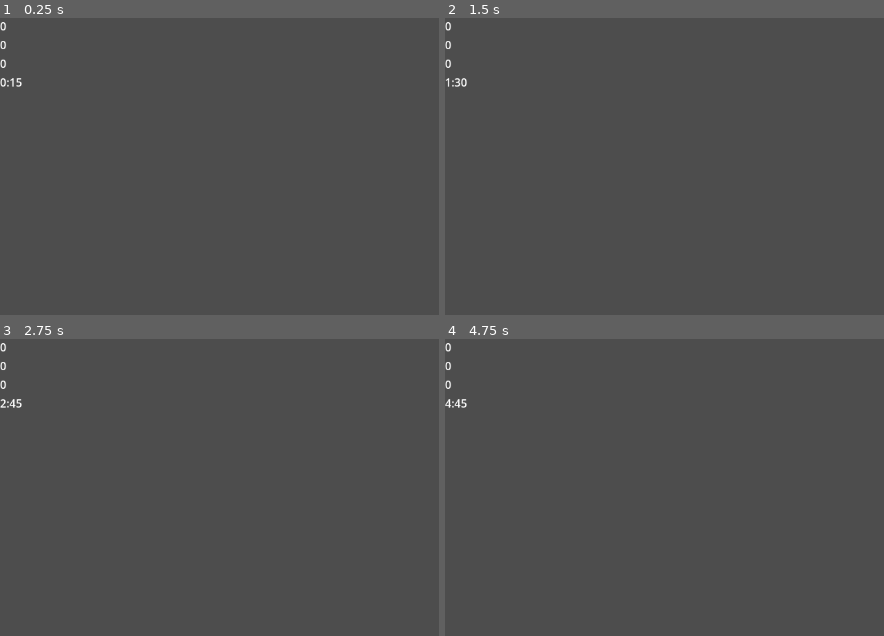
Above: before the commit, frames 1-4 (two rows, left to right).
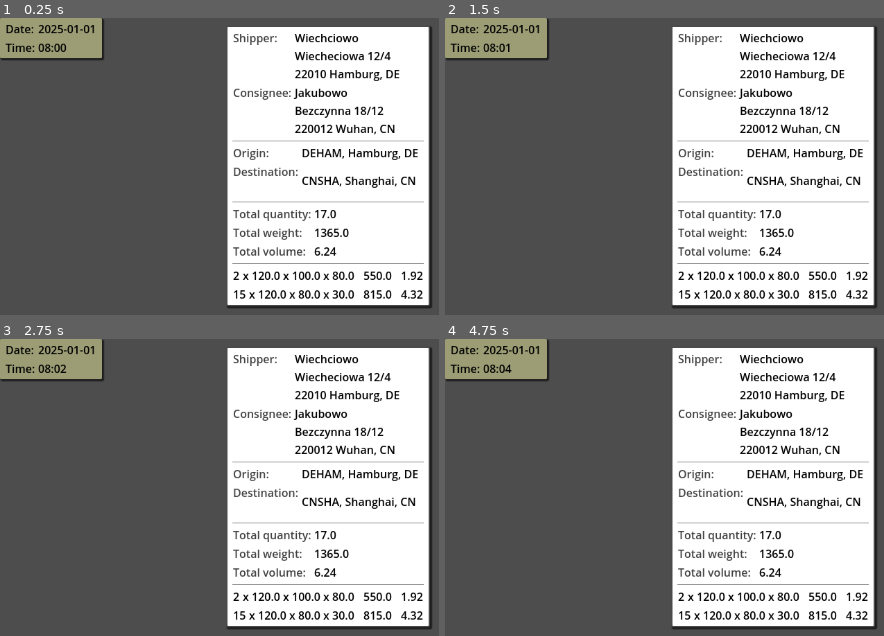
Above: after the commit, the same moments.

Repository: Wiechciu/eta-unknown
Game: Godot game, scene res://scenes/main_scene.tscn
Same seed, same stepped clock (60 frames per second), same inputs: the game is played once before the commit and once after it.
Inputs:
- Up to frame 1 (0.25 s): no input
- Up to frame 2 (1.5 s): tap Enter at 0.5 s; tap Space at 1.25 s
- Up to frame 3 (2.75 s): tap Enter at 2 s
- Up to frame 4 (4.75 s): tap Space at 2.75, 4.25 s; tap Enter at 3.5 s

The runs differ from the first frame. In frame 1, 46% of the frame differs, in the area x 0-99%, y 0-98%; in frame 2, 46%; in frame 3, 46%; in frame 4, 46%.

Commit message:
Implemented Timer, corrected document template

Diff:
--- a/documents/document_dimension_set.tscn
+++ b/documents/document_dimension_set.tscn
@@ -1,6 +1,7 @@
-[gd_scene load_steps=2 format=3 uid="uid://bisun2rrujs6p"]
+[gd_scene load_steps=3 format=3 uid="uid://bisun2rrujs6p"]
 
 [ext_resource type="Script" path="res://documents/document_dimension_set.gd" id="1_cckso"]
+[ext_resource type="LabelSettings" uid="uid://tas3grgdcwul" path="res://themes/document_value_label_settings.tres" id="2_6bitq"]
 
 [node name="DimensionSet" type="HBoxContainer" node_paths=PackedStringArray("quantity", "length", "width", "height", "total_weight", "total_volume")]
 script = ExtResource("1_cckso")
@@ -14,43 +15,54 @@
 [node name="Quantity" type="Label" parent="."]
 layout_mode = 2
 text = "X"
+label_settings = ExtResource("2_6bitq")
 
 [node name="x1" type="Label" parent="."]
 layout_mode = 2
 text = "x"
+label_settings = ExtResource("2_6bitq")
 
 [node name="Length" type="Label" parent="."]
 layout_mode = 2
 text = "X"
+label_settings = ExtResource("2_6bitq")
 
 [node name="x2" type="Label" parent="."]
 layout_mode = 2
 text = "x"
+label_settings = ExtResource("2_6bitq")
 
 [node name="Width" type="Label" parent="."]
 layout_mode = 2
 text = "X"
+label_settings = ExtResource("2_6bitq")
 
 [node name="x3" type="Label" parent="."]
 layout_mode = 2
 text = "x"
+label_settings = ExtResource("2_6bitq")
 
 [node name="Height" type="Label" parent="."]
 layout_mode = 2
 text = "X"
+label_settings = ExtResource("2_6bitq")
 
 [node name="x4" type="Label" parent="."]
 layout_mode = 2
 text = " "
+label_settings = ExtResource("2_6bitq")
 
 [node name="TotalWeight" type="Label" parent="."]
 layout_mode = 2
 text = "X"
+label_settings = ExtResource("2_6bitq")
 
 [node name="x5" type="Label" parent="."]
 layout_mode = 2
 text = " "
+label_settings = ExtResource("2_6bitq")
 
 [node name="TotalVolume" type="Label" parent="."]
 layout_mode = 2
 text = "X"
+label_settings = ExtResource("2_6bitq")
--- a/documents/shipping_order/shipping_order.tscn
+++ b/documents/shipping_order/shipping_order.tscn
@@ -1,137 +1,149 @@
-[gd_scene load_steps=5 format=3 uid="uid://byup0xasld7sf"]
+[gd_scene load_steps=7 format=3 uid="uid://byup0xasld7sf"]
 
 [ext_resource type="Script" path="res://documents/shipping_order/shipping_order.gd" id="1_i3w6w"]
 [ext_resource type="Resource" uid="uid://d3ijp60vruc74" path="res://shipments/example_shipment_1.tres" id="2_a6u7x"]
-[ext_resource type="LabelSettings" uid="uid://dbxrdxwwawld3" path="res://themes/document_label_settings.tres" id="3_uq1ad"]
+[ext_resource type="LabelSettings" uid="uid://dbxrdxwwawld3" path="res://themes/document_label_label_settings.tres" id="3_uq1ad"]
 [ext_resource type="PackedScene" uid="uid://bisun2rrujs6p" path="res://documents/document_dimension_set.tscn" id="4_pg3yj"]
+[ext_resource type="LabelSettings" uid="uid://tas3grgdcwul" path="res://themes/document_value_label_settings.tres" id="5_w3ty1"]
 
-[node name="ShippingOrder" type="Control" node_paths=PackedStringArray("shipper", "consignee", "origin", "destination", "total_quantity", "total_weight", "total_volume", "dimension_sets_container")]
-layout_mode = 3
-anchors_preset = 0
-offset_right = 40.0
-offset_bottom = 40.0
+[sub_resource type="StyleBoxFlat" id="StyleBoxFlat_mvygk"]
+bg_color = Color(1, 1, 1, 1)
+border_width_left = 2
+border_width_top = 2
+border_width_right = 2
+border_width_bottom = 2
+border_color = Color(0.288518, 0.288518, 0.288518, 1)
+corner_radius_top_left = 2
+corner_radius_top_right = 2
+corner_radius_bottom_right = 2
+corner_radius_bottom_left = 2
+shadow_size = 2
+shadow_offset = Vector2(2, 2)
+
+[node name="ShippingOrder" type="PanelContainer" node_paths=PackedStringArray("shipper", "consignee", "origin", "destination", "total_quantity", "total_weight", "total_volume", "dimension_sets_container")]
+offset_right = 147.0
+offset_bottom = 254.0
+theme_override_styles/panel = SubResource("StyleBoxFlat_mvygk")
 script = ExtResource("1_i3w6w")
 shipment = ExtResource("2_a6u7x")
-shipper = NodePath("VBoxContainer/Parties/Shipper/Shipper")
-consignee = NodePath("VBoxContainer/Parties/Consignee/Consignee")
-origin = NodePath("VBoxContainer/Locations/Origin/Origin")
-destination = NodePath("VBoxContainer/Locations/Destination/Destination")
-total_quantity = NodePath("VBoxContainer/CargoDetails/TotalQuantity/TotalQuantity")
-total_weight = NodePath("VBoxContainer/CargoDetails/TotalWeight/TotalWeight")
-total_volume = NodePath("VBoxContainer/CargoDetails/TotalVolume/TotalVolume")
-dimension_sets_container = NodePath("VBoxContainer/CargoDetails/DimensionSets")
+shipper = NodePath("MarginContainer/VBoxContainer/Parties/Shipper")
+consignee = NodePath("MarginContainer/VBoxContainer/Parties/Consignee")
+origin = NodePath("MarginContainer/VBoxContainer/Locations/Origin")
+destination = NodePath("MarginContainer/VBoxContainer/Locations/Destination")
+total_quantity = NodePath("MarginContainer/VBoxContainer/CargoDetails/TotalQuantity")
+total_weight = NodePath("MarginContainer/VBoxContainer/CargoDetails/TotalWeight")
+total_volume = NodePath("MarginContainer/VBoxContainer/CargoDetails/TotalVolume")
+dimension_sets_container = NodePath("MarginContainer/VBoxContainer/DimensionSets")
 document_dimension_set_scene = ExtResource("4_pg3yj")
 
-[node name="VBoxContainer" type="VBoxContainer" parent="."]
-layout_mode = 0
-offset_right = 40.0
-offset_bottom = 40.0
+[node name="MarginContainer" type="MarginContainer" parent="."]
+layout_mode = 2
+theme_override_constants/margin_left = 8
+theme_override_constants/margin_top = 4
+theme_override_constants/margin_right = 8
+theme_override_constants/margin_bottom = 4
 
-[node name="Parties" type="VBoxContainer" parent="VBoxContainer"]
+[node name="VBoxContainer" type="VBoxContainer" parent="MarginContainer"]
 layout_mode = 2
 
-[node name="Shipper" type="HBoxContainer" parent="VBoxContainer/Parties"]
+[node name="Parties" type="GridContainer" parent="MarginContainer/VBoxContainer"]
 layout_mode = 2
+columns = 2
 
-[node name="ShipperLabel" type="Label" parent="VBoxContainer/Parties/Shipper"]
+[node name="ShipperLabel" type="Label" parent="MarginContainer/VBoxContainer/Parties"]
 layout_mode = 2
 size_flags_vertical = 1
 text = "Shipper:"
 label_settings = ExtResource("3_uq1ad")
 
-[node name="Shipper" type="Label" parent="VBoxContainer/Parties/Shipper"]
+[node name="Shipper" type="Label" parent="MarginContainer/VBoxContainer/Parties"]
 layout_mode = 2
 text = "XXX
 XXX"
+label_settings = ExtResource("5_w3ty1")
 
-[node name="Consignee" type="HBoxContainer" parent="VBoxContainer/Parties"]
-layout_mode = 2
-
-[node name="ConsigneeLabel" type="Label" parent="VBoxContainer/Parties/Consignee"]
+[node name="ConsigneeLabel" type="Label" parent="MarginContainer/VBoxContainer/Parties"]
 layout_mode = 2
 size_flags_vertical = 1
 text = "Consignee:"
 label_settings = ExtResource("3_uq1ad")
 
-[node name="Consignee" type="Label" parent="VBoxContainer/Parties/Consignee"]
+[node name="Consignee" type="Label" parent="MarginContainer/VBoxContainer/Parties"]
 layout_mode = 2
-text = "XXX"
+text = "XXX
+XXX"
+label_settings = ExtResource("5_w3ty1")
 
-[node name="HSeparator" type="HSeparator" parent="VBoxContainer"]
+[node name="HSeparator" type="HSeparator" parent="MarginContainer/VBoxContainer"]
 layout_mode = 2
 
-[node name="Locations" type="VBoxContainer" parent="VBoxContainer"]
+[node name="Locations" type="GridContainer" parent="MarginContainer/VBoxContainer"]
 layout_mode = 2
+columns = 2
 
-[node name="Origin" type="HBoxContainer" parent="VBoxContainer/Locations"]
-layout_mode = 2
-
-[node name="OriginLabel" type="Label" parent="VBoxContainer/Locations/Origin"]
+[node name="OriginLabel" type="Label" parent="MarginContainer/VBoxContainer/Locations"]
 layout_mode = 2
 text = "Origin:"
 label_settings = ExtResource("3_uq1ad")
 
-[node name="Origin" type="Label" parent="VBoxContainer/Locations/Origin"]
+[node name="Origin" type="Label" parent="MarginContainer/VBoxContainer/Locations"]
 layout_mode = 2
 text = "XXX"
+label_settings = ExtResource("5_w3ty1")
 
-[node name="Destination" type="HBoxContainer" parent="VBoxContainer/Locations"]
-layout_mode = 2
-
-[node name="DestinationLabel" type="Label" parent="VBoxContainer/Locations/Destination"]
+[node name="DestinationLabel" type="Label" parent="MarginContainer/VBoxContainer/Locations"]
 layout_mode = 2
 text = "Destination:
 "
 label_settings = ExtResource("3_uq1ad")
 
-[node name="Destination" type="Label" parent="VBoxContainer/Locations/Destination"]
+[node name="Destination" type="Label" parent="MarginContainer/VBoxContainer/Locations"]
 layout_mode = 2
 text = "XXX"
+label_settings = ExtResource("5_w3ty1")
 
-[node name="HSeparator2" type="HSeparator" parent="VBoxContainer"]
+[node name="HSeparator2" type="HSeparator" parent="MarginContainer/VBoxContainer"]
 layout_mode = 2
 
-[node name="CargoDetails" type="VBoxContainer" parent="VBoxContainer"]
+[node name="CargoDetails" type="GridContainer" parent="MarginContainer/VBoxContainer"]
 layout_mode = 2
+columns = 2
 
-[node name="TotalQuantity" type="HBoxContainer" parent="VBoxContainer/CargoDetails"]
-layout_mode = 2
-
-[node name="TotalQuantityLabel" type="Label" parent="VBoxContainer/CargoDetails/TotalQuantity"]
+[node name="TotalQuantityLabel" type="Label" parent="MarginContainer/VBoxContainer/CargoDetails"]
 layout_mode = 2
 text = "Total quantity:"
 label_settings = ExtResource("3_uq1ad")
 
-[node name="TotalQuantity" type="Label" parent="VBoxContainer/CargoDetails/TotalQuantity"]
+[node name="TotalQuantity" type="Label" parent="MarginContainer/VBoxContainer/CargoDetails"]
 layout_mode = 2
 text = "XXX"
+label_settings = ExtResource("5_w3ty1")
 
-[node name="TotalWeight" type="HBoxContainer" parent="VBoxContainer/CargoDetails"]
-layout_mode = 2
-
-[node name="TotalWeightLabel" type="Label" parent="VBoxContainer/CargoDetails/TotalWeight"]
+[node name="TotalWeightLabel" type="Label" parent="MarginContainer/VBoxContainer/CargoDetails"]
 layout_mode = 2
 text = "Total weight:"
 label_settings = ExtResource("3_uq1ad")
 
-[node name="TotalWeight" type="Label" parent="VBoxContainer/CargoDetails/TotalWeight"]
+[node name="TotalWeight" type="Label" parent="MarginContainer/VBoxContainer/CargoDetails"]
 layout_mode = 2
 text = "XXX"
+label_settings = ExtResource("5_w3ty1")
 
-[node name="TotalVolume" type="HBoxContainer" parent="VBoxContainer/CargoDetails"]
-layout_mode = 2
-
-[node name="TotalVolumeLabel" type="Label" parent="VBoxContainer/CargoDetails/TotalVolume"]
+[node name="TotalVolumeLabel" type="Label" parent="MarginContainer/VBoxContainer/CargoDetails"]
 layout_mode = 2
 text = "Total volume:"
 label_settings = ExtResource("3_uq1ad")
 
-[node name="TotalVolume" type="Label" parent="VBoxContainer/CargoDetails/TotalVolume"]
+[node name="TotalVolume" type="Label" parent="MarginContainer/VBoxContainer/CargoDetails"]
 layout_mode = 2
 text = "XXX"
+label_settings = ExtResource("5_w3ty1")
 
-[node name="DimensionSets" type="VBoxContainer" parent="VBoxContainer/CargoDetails"]
+[node name="HSeparator3" type="HSeparator" parent="MarginContainer/VBoxContainer"]
 layout_mode = 2
 
-[node name="DimensionSet" parent="VBoxContainer/CargoDetails/DimensionSets" instance=ExtResource("4_pg3yj")]
+[node name="DimensionSets" type="VBoxContainer" parent="MarginContainer/VBoxContainer"]
 layout_mode = 2
+
+[node name="DimensionSet" parent="MarginContainer/VBoxContainer/DimensionSets" instance=ExtResource("4_pg3yj")]
+layout_mode = 2
--- a/scenes/main_scene.tscn
+++ b/scenes/main_scene.tscn
@@ -8,4 +8,7 @@
 [node name="Ui" parent="." instance=ExtResource("1_pw63i")]
 
 [node name="ShippingOrder" parent="." instance=ExtResource("1_w2twt")]
-visible = false
+offset_left = 326.0
+offset_top = 11.0
+offset_right = 477.0
+offset_bottom = 269.0
--- a/systems/global_timer.gd
+++ b/systems/global_timer.gd
@@ -1,25 +1,19 @@
 extends Node
 
 
-@export var timer: int
-@export var minute: int:
+@export var time_scale: float = 60
+@export var timer: float
+@export var date_string: String:
 	get:
-		return (timer) % 60
-@export var hour: int:
+		return Time.get_date_string_from_unix_time(timer)
+@export var time_string: String:
 	get:
-		return (timer / 60) % 24
-@export var day: int:
-	get:
-		return (timer / (60 * 24)) % 30
-@export var week: int:
-	get:
-		return (timer / (60 * 24 * 7)) % 52
-@export var month: int:
-	get:
-		return (timer / (60 * 24  * 30)) % 12
-@export var year: int:
-	get:
-		return timer / (60 * 24  * 365)
+		return Time.get_time_string_from_unix_time(timer)
 
-func _on_timer_timeout() -> void:
-	timer += 1
+
+func _init() -> void:
+	timer = Time.get_unix_time_from_datetime_string("2025-01-01T08:00:00")
+
+
+func _process(delta: float) -> void:
+	timer += delta * time_scale
--- a/systems/global_timer.tscn
+++ b/systems/global_timer.tscn
@@ -4,9 +4,3 @@
 
 [node name="GlobalTimer" type="Node"]
 script = ExtResource("1_x67hd")
-
-[node name="Timer" type="Timer" parent="."]
-wait_time = 0.01
-autostart = true
-
-[connection signal="timeout" from="Timer" to="." method="_on_timer_timeout"]
--- a/systems/ui.gd
+++ b/systems/ui.gd
@@ -1,14 +1,10 @@
 extends Control
 
 
-@export var month: Label
-@export var week: Label
-@export var day: Label
+@export var date: Label
 @export var time: Label
 
 
 func _process(_delta: float) -> void:
-	month.text = str(GlobalTimer.month)
-	week.text = str(GlobalTimer.week)
-	day.text = str(GlobalTimer.day)
-	time.text = str(GlobalTimer.hour) + ":" + str(GlobalTimer.minute)
+	date.text = str(GlobalTimer.date_string)
+	time.text = str(GlobalTimer.time_string).left(5)
--- a/systems/ui.tscn
+++ b/systems/ui.tscn
@@ -1,27 +1,55 @@
-[gd_scene load_steps=2 format=3 uid="uid://b66husl1w3olw"]
+[gd_scene load_steps=4 format=3 uid="uid://b66husl1w3olw"]
 
 [ext_resource type="Script" path="res://systems/ui.gd" id="1_ywo4k"]
 
-[node name="Ui" type="VBoxContainer" node_paths=PackedStringArray("month", "week", "day", "time")]
-anchors_preset = 15
-anchor_right = 1.0
-anchor_bottom = 1.0
-grow_horizontal = 2
-grow_vertical = 2
+[sub_resource type="StyleBoxFlat" id="StyleBoxFlat_ywo4k"]
+bg_color = Color(0.609701, 0.613308, 0.45809, 1)
+border_color = Color(0.172833, 0.172833, 0.172833, 1)
+corner_radius_top_left = 2
+corner_radius_top_right = 2
+corner_radius_bottom_right = 2
+corner_radius_bottom_left = 2
+shadow_size = 2
+shadow_offset = Vector2(2, 2)
+
+[sub_resource type="LabelSettings" id="LabelSettings_ywo4k"]
+font_color = Color(0, 0, 0, 1)
+
+[node name="Ui" type="PanelContainer" node_paths=PackedStringArray("date", "time")]
+offset_right = 74.0
+offset_bottom = 50.0
+theme_override_styles/panel = SubResource("StyleBoxFlat_ywo4k")
 script = ExtResource("1_ywo4k")
-month = NodePath("Month")
-week = NodePath("Week")
-day = NodePath("Day")
-time = NodePath("Time")
+date = NodePath("MarginContainer/GridContainer/Date")
+time = NodePath("MarginContainer/GridContainer/Time")
 
-[node name="Month" type="Label" parent="."]
+[node name="MarginContainer" type="MarginContainer" parent="."]
 layout_mode = 2
+theme_override_constants/margin_left = 8
+theme_override_constants/margin_top = 4
+theme_override_constants/margin_right = 8
+theme_override_constants/margin_bottom = 4
 
-[node name="Week" type="Label" parent="."]
+[node name="GridContainer" type="GridContainer" parent="MarginContainer"]
 layout_mode = 2
+columns = 2
 
-[node name="Day" type="Label" parent="."]
+[node name="DateLabel" type="Label" parent="MarginContainer/GridContainer"]
 layout_mode = 2
+text = "Date:"
+label_settings = SubResource("LabelSettings_ywo4k")
 
-[node name="Time" type="Label" parent="."]
+[node name="Date" type="Label" parent="MarginContainer/GridContainer"]
 layout_mode = 2
+text = "xxx"
+label_settings = SubResource("LabelSettings_ywo4k")
+
+[node name="TimeLabel" type="Label" parent="MarginContainer/GridContainer"]
+layout_mode = 2
+text = "Time:"
+label_settings = SubResource("LabelSettings_ywo4k")
+
+[node name="Time" type="Label" parent="MarginContainer/GridContainer"]
+layout_mode = 2
+text = "xxx"
+label_settings = SubResource("LabelSettings_ywo4k")
--- a/themes/document_label_settings.tres
+++ b/themes/document_label_label_settings.tres
@@ -1,4 +1,4 @@
 [gd_resource type="LabelSettings" format=3 uid="uid://dbxrdxwwawld3"]
 
 [resource]
-font_color = Color(0.695503, 0.695503, 0.695503, 1)
+font_color = Color(0.259294, 0.259294, 0.259294, 1)
--- /dev/null
+++ b/themes/document_value_label_settings.tres
@@ -0,0 +1,4 @@
+[gd_resource type="LabelSettings" format=3 uid="uid://tas3grgdcwul"]
+
+[resource]
+font_color = Color(0, 0, 0, 1)
